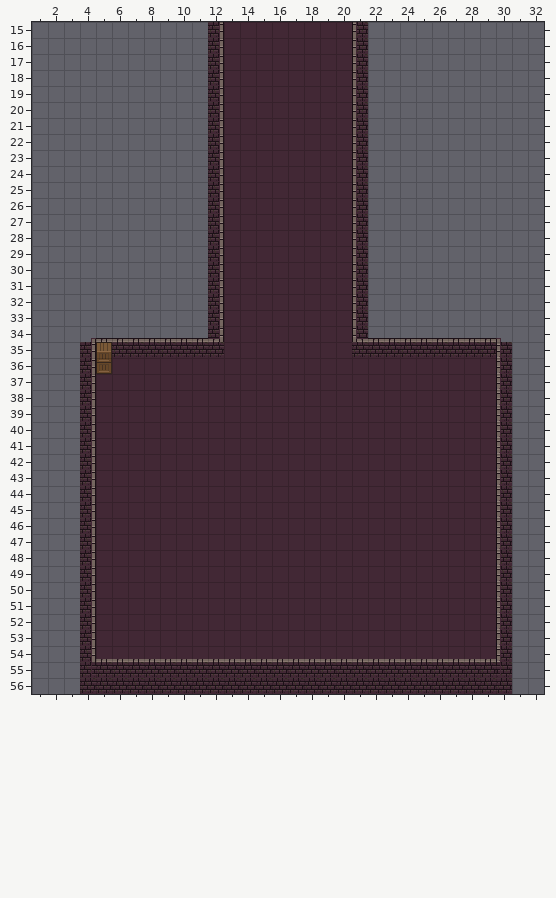
Level history. Tiled map: Resources/maps/sample_map.tmx. Above: the version before the commit.
Cells are 16x16 px. Shown: x 1..32, y 15..56.
New version:
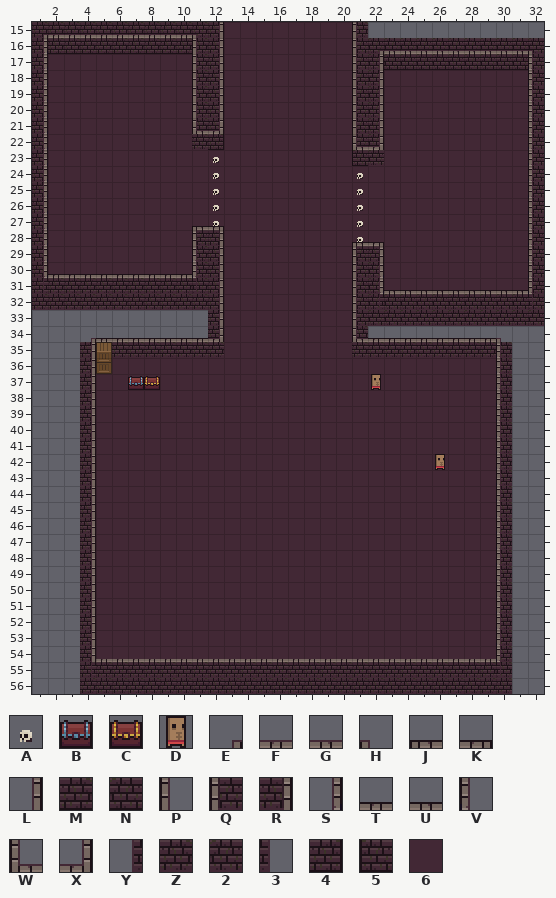
Key: from "buildings": A 49 "gate", B 190 "chest", C 191 "chest", D 235 "target"; from "walls": E 0, F 1, G 1 flipped left-right, H 2, J 3, K 4, L 16, M 17, N 17 flipped left-right, P 18, Q 19, R 20, S 32, T 33, U 33 flipped left-right, V 34, W 35, X 36, Y 48, Z 49 "wall", 2 49 flipped left-right "wall", 3 50, 4 52, 5 52 flipped left-right, 6 114.
_ is an empty cell.
Diff:
Layer "invisible":
Tile Z gives way to one hidden under a higher layer in row 23 at x 21; in row 29 at x 21.
Tile 2 replaces tile Z in rows 16 to 22 at x 21; in rows 30 to 33 at x 21.
Tile 2 is added in row 16 at x 22 to 32; in rows 17 to 22 at x 22 and 32; in rows 23 to 29 at x 32; in rows 30 to 32 at x 22 and 32; in row 33 at x 22 to 32.
Tile Z is added in row 15 at x 1 to 11; in rows 16 to 21 at x 1 and 11; in rows 22 to 28 at x 1; in rows 29 to 31 at x 1 and 11; in row 32 at x 1 to 11.
The author cleared tile Z in row 23 at x 12; in rows 24 to 27 at x 12 and 21; in row 28 at x 21.
Layer "bg":
Tile 2 is added in row 23 at x 22.
Tile 4 is added in row 22 at x 12.
Tile 5 is added in row 23 at x 21.
Tile 6 is added in row 17 at x 2 to 10; in rows 18 to 22 at x 2 to 10 and 23 to 31; in row 23 at x 2 to 12 and 23 to 31; in rows 24 to 27 at x 2 to 12 and 21 to 31; in row 28 at x 2 to 10 and 21 to 31; in rows 29 to 30 at x 2 to 10 and 23 to 31.
Tile 6 is added in row 31 at x 23 to 31.
Tile M is added in row 16 at x 2 to 10.
Tile N is added in row 17 at x 23 to 31.
Tile Z is added in row 22 at x 11.
Layer "building-fg":
Tile A is added in row 23 at x 12; in rows 24 to 27 at x 12 and 21; in row 28 at x 21.
Tile B is added in row 37 at x 7.
Tile C is added in row 37 at x 8.
Tile D is added in row 37 at x 22; in row 42 at x 26.
Layer "fg":
Tile 2 is added in row 32 at x 23 to 31.
Tile 3 is added in row 31 at x 11; in row 32 at x 32.
Tile E is added in row 15 at x 1; in row 16 at x 22.
Tile F is added in row 15 at x 2 to 10.
Tile G is added in row 16 at x 23 to 31.
Tile H is added in row 15 at x 11; in row 16 at x 32.
Tile J replaces tile P in row 28 at x 21.
Tile J is added in row 27 at x 11.
Tile K replaces tile L in row 27 at x 12.
Tile K is added in row 28 at x 22.
Tile L is added in rows 17 to 21 at x 22.
Tile P is added in rows 16 to 20 at x 11.
Tile Q replaces tile P in row 29 at x 21.
Tile Q is added in row 28 at x 11.
Tile R replaces tile L in row 28 at x 12.
Tile R is added in row 29 at x 22.
Tile S is added in rows 16 to 29 at x 1; in row 30 at x 1 and 22; in row 31 at x 22.
Tile T is added in row 30 at x 2 to 10.
Tile U is added in row 31 at x 23 to 31.
Tile V is added in rows 17 to 28 at x 32; in rows 29 to 30 at x 11 and 32; in row 31 at x 32.
Tile W replaces tile P in row 22 at x 21.
Tile W is added in row 21 at x 11.
Tile X replaces tile L in row 21 at x 12.
Tile X is added in row 22 at x 22.
Tile Y is added in row 31 at x 1; in row 32 at x 22.
Tile Z is added in row 31 at x 2 to 10.
The author cleared tile L in rows 22 to 26 at x 12.
The author cleared tile P in rows 23 to 27 at x 21.
Pixel boxes of the changes (left, top, right, bottom) in both pictures:
changed: (32, 22, 224, 310)
changed: (352, 38, 544, 326)
added: (128, 376, 160, 390)
added: (371, 374, 381, 390)
added: (435, 454, 445, 470)
